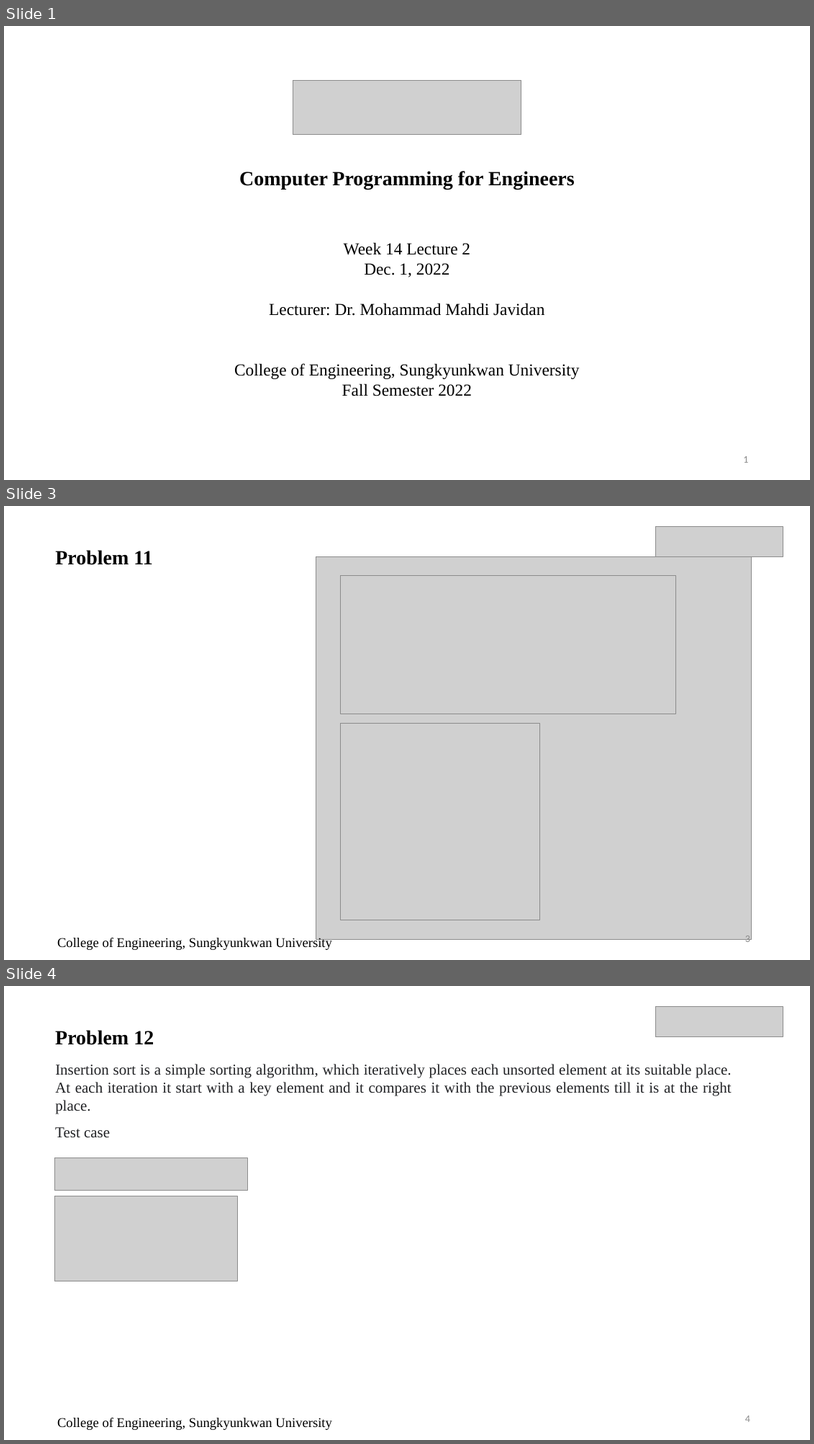
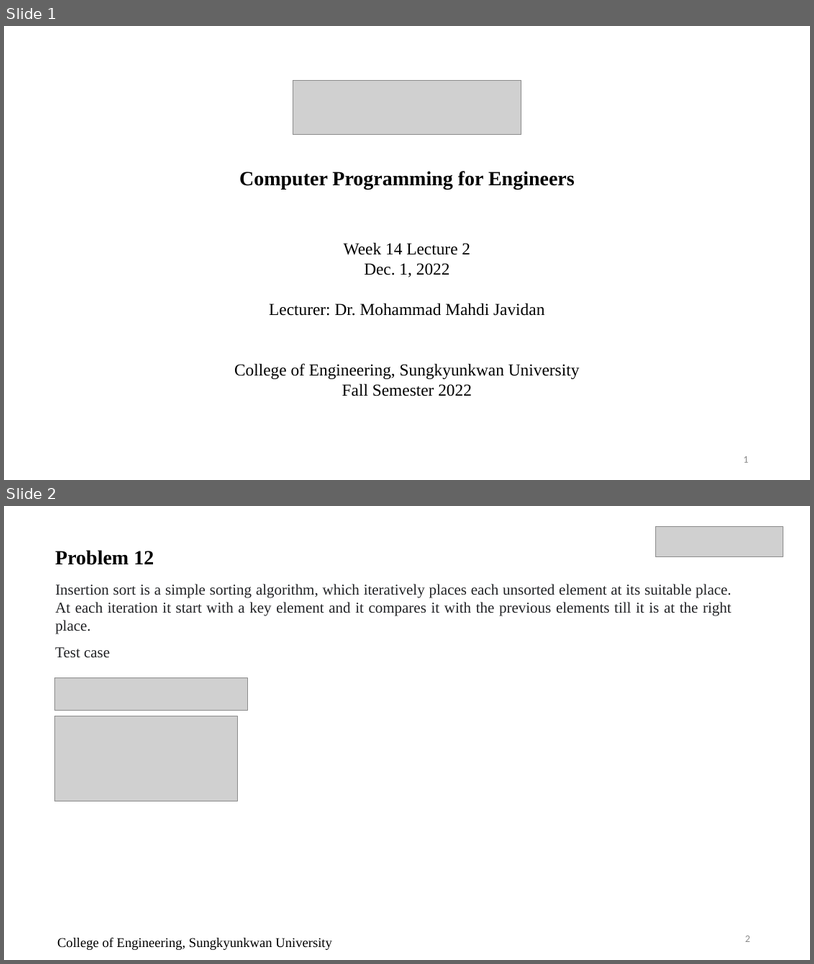
Before and after one commit to yoponchik/Computer-Programming-For-Engineers, a slide deck: PPT Slides/Week_14_Lecture_2 (solving example problems).pptx. Shown one above the other, each under a label of ours: slides 1, 3 and 4 before the commit, slides 1 and 2 after it; the slides between them are not shown. The pictures are 814x1444 and 814x964 pixels, drawn with LibreOffice and Linux fonts; fonts in the diff are those of the drawing; grey boxes stand for pictures. Boxes give left, top, right and bottom in pixels: in the first picture for what was removed or moved away, otherwise in the second. Text is boxed around its words. In the diff, an @@ line names an element or a change of style, - is before the commit and + after.

```diff
--- a/PPT Slides/Week_14_Lecture_2 (solving example problems).pptx
+++ b/PPT Slides/Week_14_Lecture_2 (solving example problems).pptx
@@ slide 3 removed at (4,506,810,960), background #FFFFFF @@
@@ picture removed at (656,527,783,557) @@
@@ text removed at (55,550,152,565) @@
-Problem 11
@@ picture removed at (316,557,751,939) @@
@@ picture removed at (340,576,676,713) @@
@@ picture removed at (340,723,540,919) @@
@@ text removed at (57,937,332,950) @@
-College of Engineering, Sungkyunkwan University
@@ page number removed at (746,935,751,945) @@
-3
@@ what was slide 4 is now slide 2 @@
@@ page number at (746,935,751,942): text changed @@
-4
+2
```
Also in this commit, not shown: 1 slide changed, 1 slide added, 1 other slide removed.
